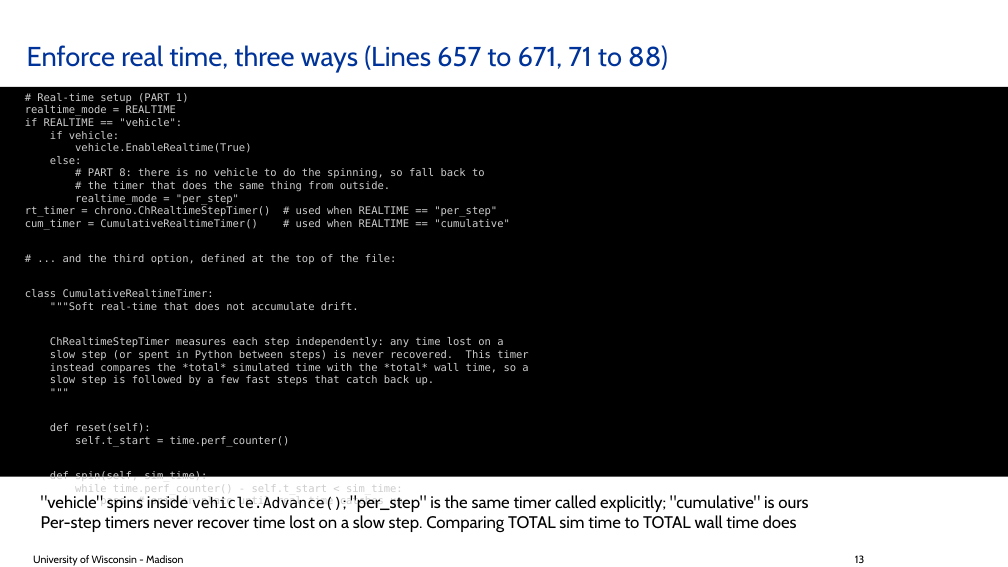
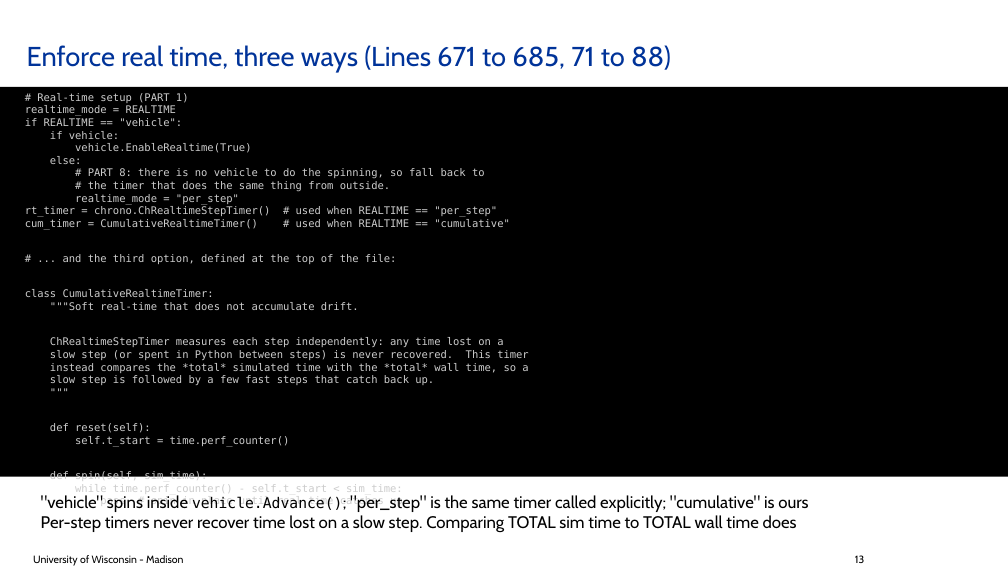
Before and after one commit to ksha23/chrono-hil-tutorial, a slide deck: slide 13 of tutorial_HIL_driver.pptx. Drawn at 1008x567 pixels with LibreOffice and Linux fonts; fonts in the diff are those of the drawing; background and template pictures are left out. Boxes give left, top, right and bottom in pixels: in the first picture for what was removed or moved away, otherwise in the second. Text is boxed around its words. In the diff, an @@ line names an element or a change of style, - is before the commit and + after.

```diff
--- a/tutorial_HIL_driver.pptx
+++ b/tutorial_HIL_driver.pptx
@@ title at (x1=27, y1=45, x2=671, y2=72): text changed @@
-Enforce real time, three ways (Lines 657 to 671, 71 to 88)
+Enforce real time, three ways (Lines 671 to 685, 71 to 88)
```
Also in this commit, not shown: 8 other slides changed, 2 other files.
